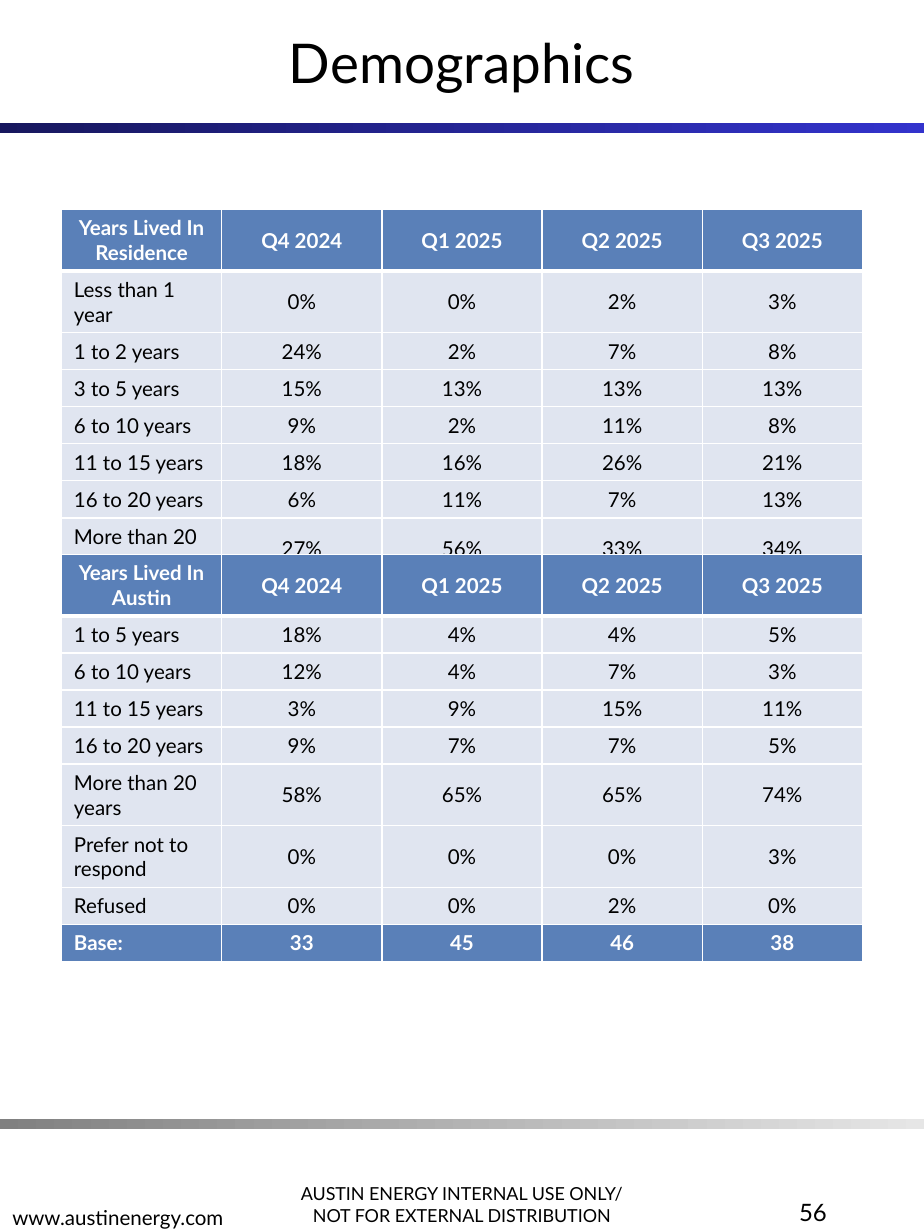
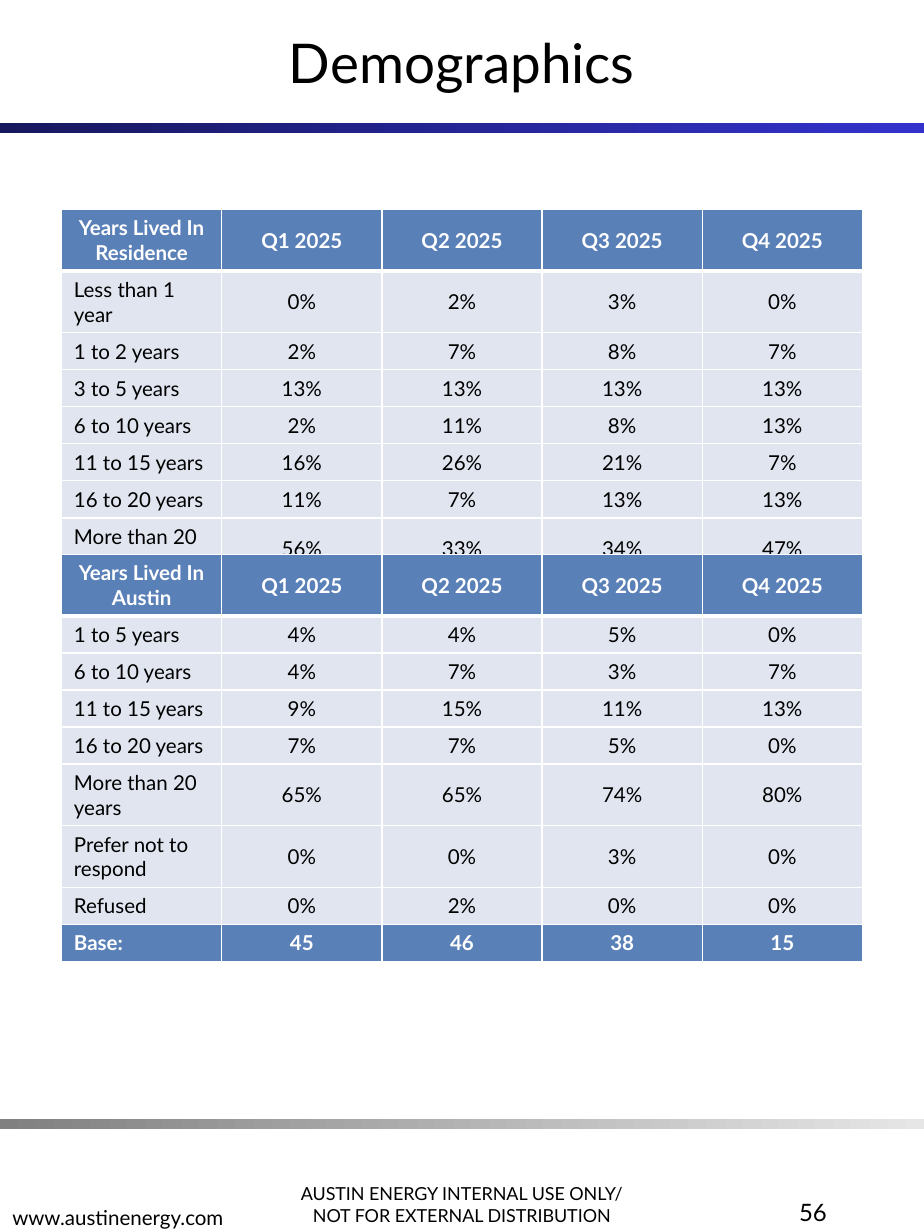
Before and after one commit to jellohead/AE_LIW_automation, a slide deck: slide 56 of src/ae_liw_automation/output/AE_LIW_updated.pptx. Drawn at 924x1232 pixels with LibreOffice and Linux fonts; fonts in the diff are those of the drawing; background and template pictures are left out. Boxes give left, top, right and bottom in pixels: in the first picture for what was removed or moved away, otherwise in the second. Text is boxed around its words. In the diff, an @@ line names an element or a change of style, - is before the commit and + after.

```diff
--- a/src/ae_liw_automation/output/AE_LIW_updated.pptx
+++ b/src/ae_liw_automation/output/AE_LIW_updated.pptx
@@ table at (62,209,862,646) @@
-row 1: Years Lived In Residence | Q4 2024 | Q1 2025 | Q2 2025 | Q3 2025
+row 1: Years Lived In Residence | Q1 2025 | Q2 2025 | Q3 2025 | Q4 2025
-row 2: Less than 1 year | 0% | 0% | 2% | 3%
+row 2: Less than 1 year | 0% | 2% | 3% | 0%
-row 3: 1 to 2 years | 24% | 2% | 7% | 8%
+row 3: 1 to 2 years | 2% | 7% | 8% | 7%
-row 4, column 2: 15%
+row 4, column 2: 13%
-row 5: 6 to 10 years | 9% | 2% | 11% | 8%
+row 5: 6 to 10 years | 2% | 11% | 8% | 13%
-row 6: 11 to 15 years | 18% | 16% | 26% | 21%
+row 6: 11 to 15 years | 16% | 26% | 21% | 7%
-row 7: 16 to 20 years | 6% | 11% | 7% | 13%
+row 7: 16 to 20 years | 11% | 7% | 13% | 13%
-row 8: More than 20 years | 27% | 56% | 33% | 34%
+row 8: More than 20 years | 56% | 33% | 34% | 47%
-row 9, column 3: 0%
+row 9, column 3: 2%
-row 9, column 4: 2%
+row 9, column 4: 0%
-row 10: Base: | 33 | 45 | 46 | 38
+row 10: Base: | 45 | 46 | 38 | 15
@@ table at (62,554,862,954) @@
-row 1: Years Lived In Austin | Q4 2024 | Q1 2025 | Q2 2025 | Q3 2025
+row 1: Years Lived In Austin | Q1 2025 | Q2 2025 | Q3 2025 | Q4 2025
-row 2: 1 to 5 years | 18% | 4% | 4% | 5%
+row 2: 1 to 5 years | 4% | 4% | 5% | 0%
-row 3: 6 to 10 years | 12% | 4% | 7% | 3%
+row 3: 6 to 10 years | 4% | 7% | 3% | 7%
-row 4: 11 to 15 years | 3% | 9% | 15% | 11%
+row 4: 11 to 15 years | 9% | 15% | 11% | 13%
-row 5: 16 to 20 years | 9% | 7% | 7% | 5%
+row 5: 16 to 20 years | 7% | 7% | 5% | 0%
-row 6: More than 20 years | 58% | 65% | 65% | 74%
+row 6: More than 20 years | 65% | 65% | 74% | 80%
-row 7, column 4: 0%
+row 7, column 4: 3%
-row 7, column 5: 3%
+row 7, column 5: 0%
-row 8, column 3: 0%
+row 8, column 3: 2%
-row 8, column 4: 2%
+row 8, column 4: 0%
-row 9: Base: | 33 | 45 | 46 | 38
+row 9: Base: | 45 | 46 | 38 | 15
```
Also in this commit, not shown: 39 other slides changed, 16 other files.
